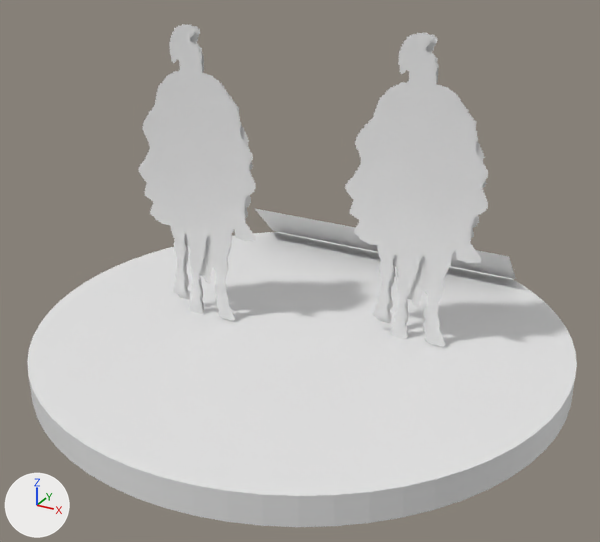
What one commit did to the OBJ model assets/tts/zama-r2/punic-wing.obj.
The view is the same before and after, from a 50 mm lens placed at (2.03, -3.71, 2.35), pointed at (0.06, -0.13, 0.56). Lighting does not change. The marker at lower left points along +X, +Y and +Z. The first picture is the older version. Where no turn or scale is listed for an object, it has been applied to the vertices. Vertices at exactly the same position are counted once.

Before the edit, the objects in view are built like this:
```python
me_punic_wing = bpy.data.meshes.new('punic-wing')
me_punic_wing.from_pydata(...)  # 2000 vertices, 2116 faces; spans x -1.5..1.5, y -1.5..1.5, z 0.0..1.8
ob_punic_wing = bpy.data.objects.new('punic-wing', me_punic_wing)
ob_punic_wing.location = (0.0, 0.0, 0.0)
```
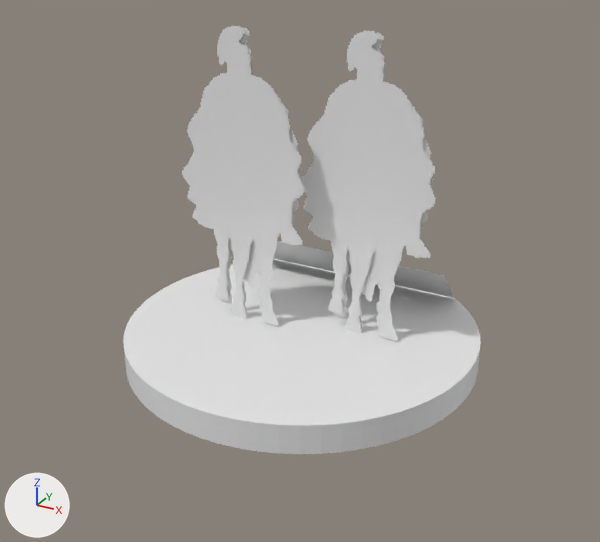
Changed parts and their boxes (x1, y1, x2, y2) in the pictures (600 x 542 px; the box of a moved part takes in the faces that stretch with it):
'punic-wing', reshaped (35% narrower, 15% shorter): before (27, 24, 577, 527); after (123, 26, 481, 454)
part 1 of me_punic_wing, moved or reshaped: before (27, 232, 577, 527); after (123, 259, 481, 454)
part 2 of me_punic_wing, moved or reshaped: before (139, 24, 256, 321); after (182, 26, 304, 326)
part 3 of me_punic_wing, moved or reshaped: before (345, 33, 488, 347); after (300, 31, 436, 341)
part 4 of me_punic_wing, moved or reshaped: before (145, 24, 253, 316); after (189, 26, 302, 321)
part 5 of me_punic_wing, moved or reshaped: before (351, 33, 487, 342); after (307, 31, 434, 336)
part 6 of me_punic_wing, moved or reshaped: before (255, 209, 516, 279); after (273, 241, 455, 298)

Edits to the bpy script that builds the scene:
```text
Change me_punic_wing:
    used by ob_punic_wing; location = (0.0, 0.0, 0.0)
    remove me_punic_wing.from_pydata(...)  # 2000 vertices, 2116 faces; spans x -1.5..1.5, y -1.5..1.5, z 0.0..1.8
    add me_punic_wing.from_pydata(...)  # 2000 vertices, 2116 faces; spans x -1.0..1.0, y -1.0..1.0, z 0.0..1.8
    me_punic_wing part 1: the loose piece of 130 vertices spanning x -1.5..1.5, y -1.5..1.5, z 0.0..0.16 is scaled about its middle by (0.667, 0.667, 1)
    me_punic_wing part 2: the loose piece of 473 vertices spanning x -0.97..-0.19, y -0.16, z 0.16..1.8 is moved by (0.25, 0.07, 0.0)
    me_punic_wing part 3: the loose piece of 473 vertices spanning x 0.19..0.97, y 0.13, z 0.16..1.8 is moved by (-0.25, -0.06, 0.0)
    me_punic_wing part 4: the loose piece of 460 vertices spanning x -0.95..-0.21, y -0.14, z 0.16..1.8 is moved by (0.25, 0.07, 0.0)
    me_punic_wing part 5: the loose piece of 460 vertices spanning x 0.21..0.95, y 0.15, z 0.16..1.8 is moved by (-0.25, -0.06, 0.0)
    me_punic_wing part 6
    me_punic_wing.vertices[130].co: (0.9, 1.2, 0.17) -> (0.65, 0.75, 0.17)  # pixel (515, 279) -> pixel (454, 297)
    me_punic_wing.vertices[131].co: (-0.9, 1.2, 0.17) -> (-0.65, 0.75, 0.17)  # pixel (272, 230) -> not seen
    me_punic_wing.vertices[132].co: (-0.9, 0.95, 0.42) -> (-0.65, 0.5, 0.42)  # pixel (254, 208) -> not seen
    me_punic_wing.vertices[133].co: (0.9, 0.95, 0.42) -> (0.65, 0.5, 0.42)  # pixel (508, 256) -> pixel (443, 274)
```
